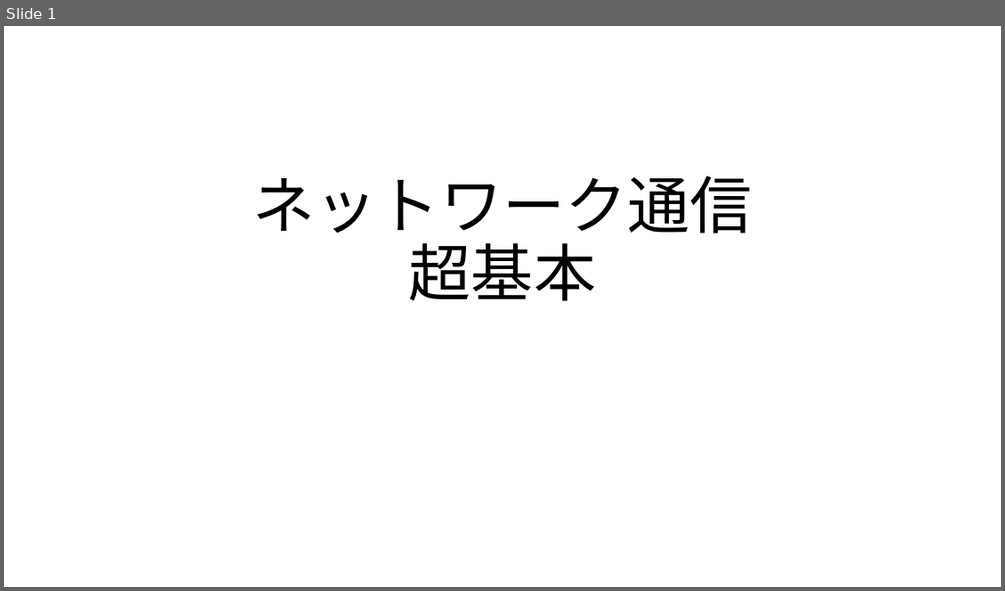
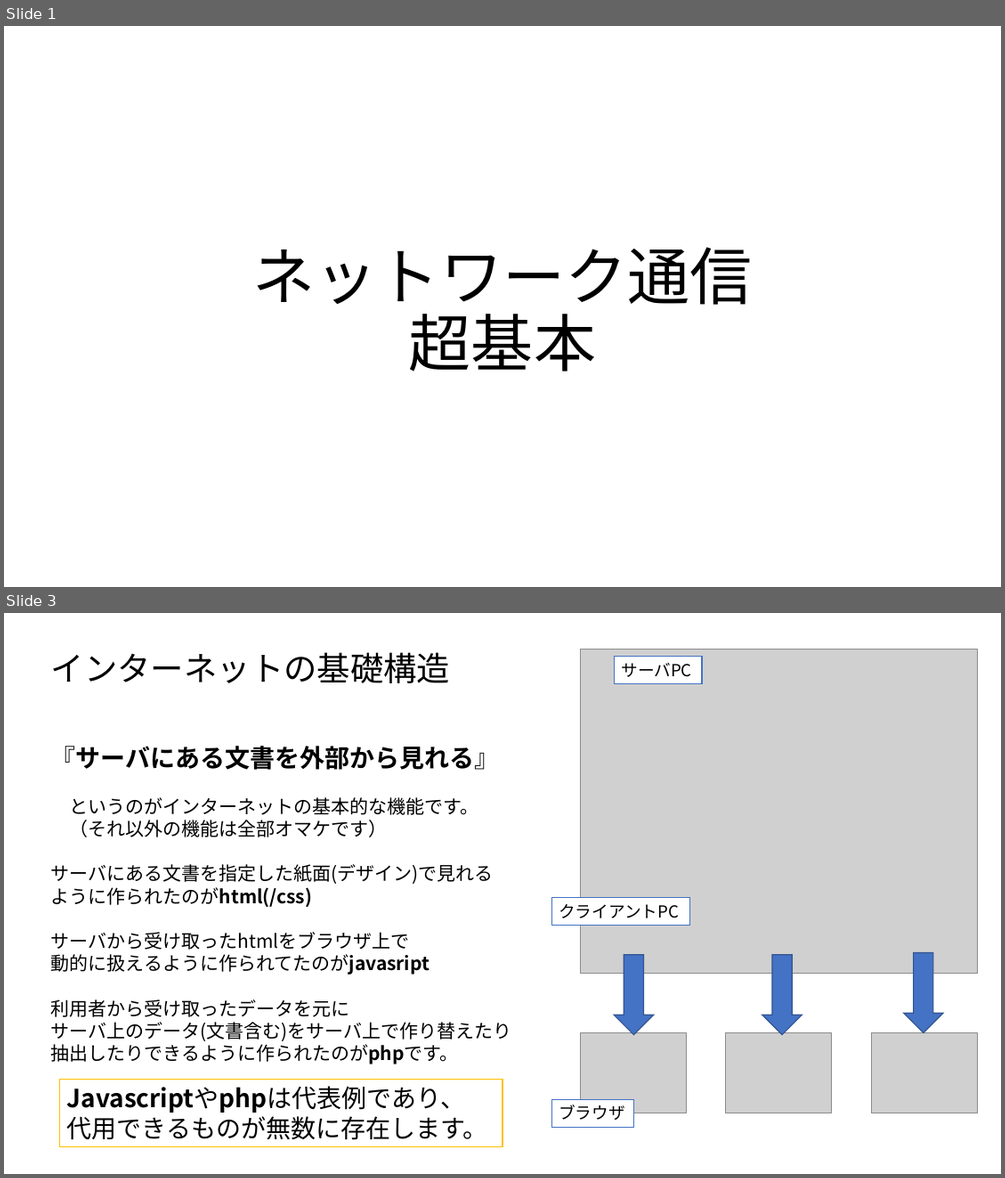
Before and after one commit to MahiroCreative/GameEngineFor2022, a slide deck: 2.SecondSemester/0.ネットワーク通信_超基本.pptx. Shown one above the other, each under a label of ours: slide 1 before the commit, slides 1 and 3 after it; the slides between them are not shown. The pictures are 1005x591 and 1005x1178 pixels, drawn with LibreOffice and Linux fonts; fonts in the diff are those of the drawing; grey boxes stand for pictures. Boxes give left, top, right and bottom in pixels: in the first picture for what was removed or moved away, otherwise in the second. Text is boxed around its words. In the diff, an @@ line names an element or a change of style, - is before the commit and + after.

```diff
--- a/2.SecondSemester/0.ネットワーク通信_超基本.pptx
+++ b/2.SecondSemester/0.ネットワーク通信_超基本.pptx
@@ slide 3 added at [4, 613, 1001, 1174], background #FFFFFF @@
@@ title added at [51, 652, 450, 683], 32 pt, text #000000 @@
+インターネットの基礎構造
@@ picture added at [581, 649, 978, 973] @@
@@ rectangle added at [615, 657, 703, 684], fill #FFFFFF, outline #4472C4 1 pt, 16 pt, text #000000 @@
+サーバPC
@@ text added at [51, 746, 512, 1064], 18 pt, text #000000 @@
+『サーバにある文書を外部から見れる』
+というのがインターネットの基本的な機能です。
+（それ以外の機能は全部オマケです）
+サーバにある文書を指定した紙面(デザイン)で見れる
+ように作られたのがhtml(/css)
+サーバから受け取ったhtmlをブラウザ上で
+動的に扱えるように作られてたのがjavasript
+利用者から受け取ったデータを元に
+サーバ上のデータ(文書含む)をサーバ上で作り替えたり
+抽出したりできるように作られたのがphpです。
@@ rectangle added at [551, 897, 689, 925], fill #FFFFFF, outline #4472C4 1 pt, 16 pt, text #000000 @@
+クライアントPC
@@ down arrow added at [615, 955, 654, 1035], fill #4472C4, outline #325491 1 pt @@
@@ down arrow added at [762, 955, 802, 1035], fill #4472C4, outline #325491 1 pt @@
@@ down arrow added at [904, 952, 943, 1032], fill #4472C4, outline #325491 1 pt @@
@@ picture added at [581, 1032, 686, 1112] @@
@@ picture added at [726, 1032, 831, 1112] @@
@@ picture added at [872, 1032, 977, 1112] @@
@@ rectangle added at [59, 1078, 502, 1147], fill #FFFFFF, outline #FFC000 1 pt, 24 pt, text #000000 @@
+Javascriptやphpは代表例であり、
+代用できるものが無数に存在します。
@@ rectangle added at [551, 1099, 633, 1127], fill #FFFFFF, outline #4472C4 1 pt, 16 pt, text #000000 @@
+ブラウザ
@@ slide 1 changed as well @@
@@ title "ネットワーク通信 超基本": place and size @@
-title "ネットワーク通信 超基本" at [253, 176, 752, 301]
+title "ネットワーク通信 超基本" at [253, 247, 752, 371]
```
Also in this commit, not shown: 8 other slides added.
